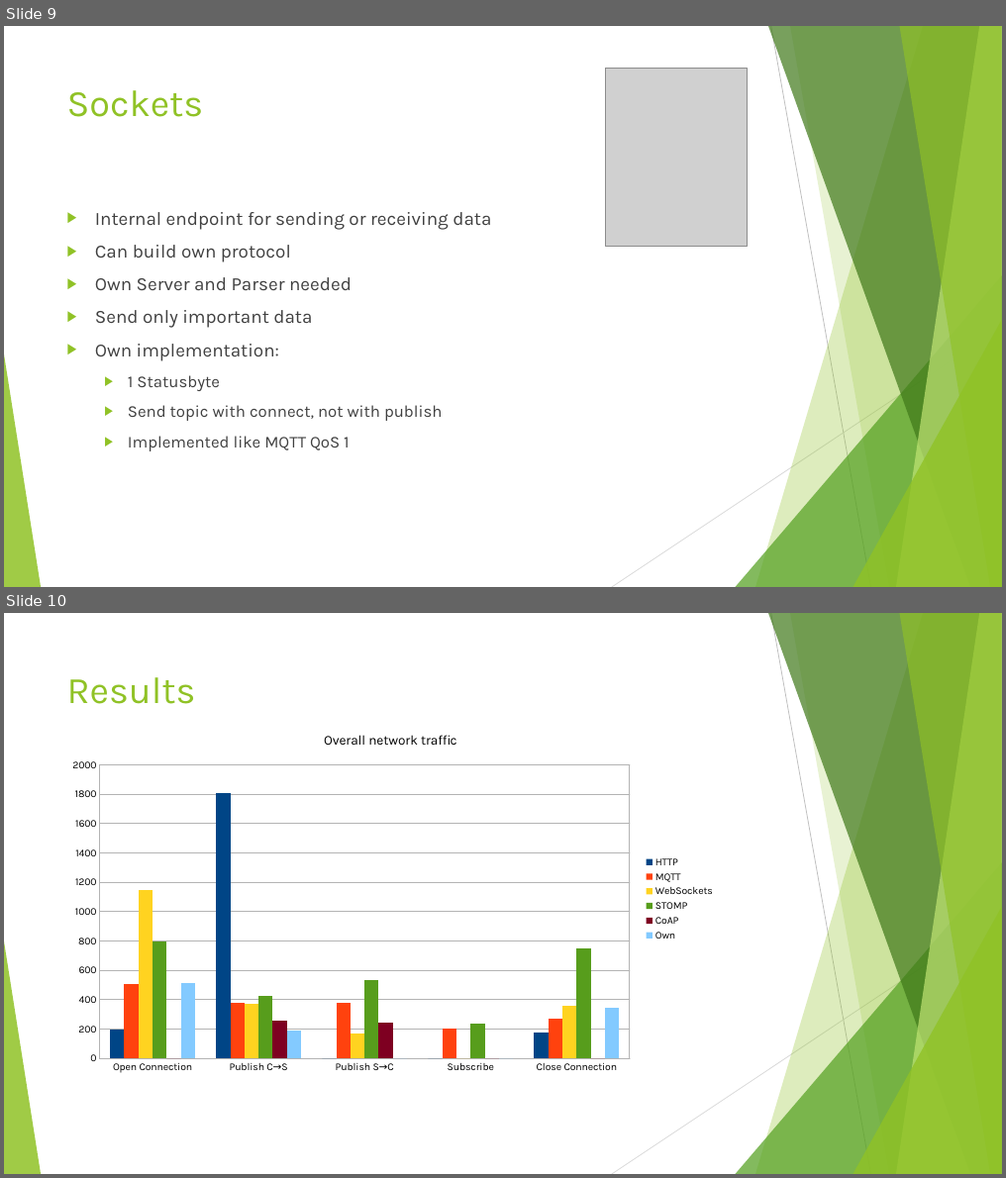
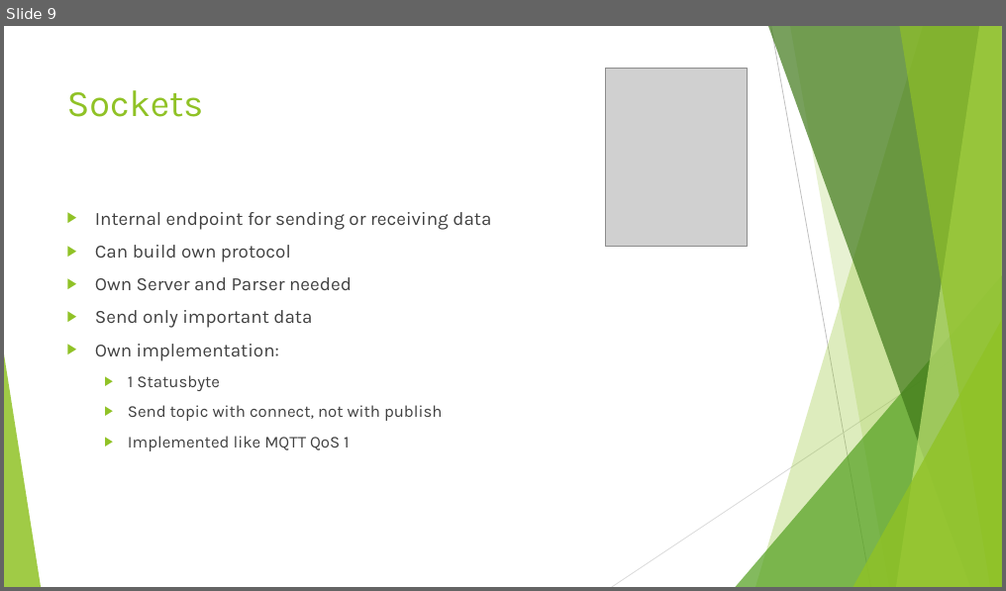
Before and after one commit to simonfink/ma, a slide deck: IoT_Protocols.pptx. Shown one above the other, each under a label of ours: slides 9 and 10 before the commit, slide 9 after it. The pictures are 1006x1178 and 1006x591 pixels, drawn with LibreOffice and Linux fonts; fonts in the diff are those of the drawing; grey boxes stand for pictures. Boxes give left, top, right and bottom in pixels: in the first picture for what was removed or moved away, otherwise in the second. Text is boxed around its words. In the diff, an @@ line names an element or a change of style, - is before the commit and + after.

```diff
--- a/IoT_Protocols.pptx
+++ b/IoT_Protocols.pptx
@@ slide 10 removed at (4,613,1002,1174), background #FFFFFF; not listed: 10 template elements that a slide beside it also shows @@
@@ title removed at (67,677,196,704) @@
-Results
@@ column chart removed at (59,717,723,1081) @@
-title "Overall network traffic"
-categories: Open Connection, Publish C→S, Publish S→C, Subscribe, Close Connection
-HTTP: 200, 1810, 0, 0, 180
-MQTT: 510, 380, 380, 200, 270
-WebSockets: 1150, 370, 170, 0, 360
-STOMP: 800, 420, 530, 240, 750
-CoAP: 0, 260, 240, 0, 0
-Own: 510, 190, 0, 0, 350
```
Also in this commit, not shown: 3 slides changed, 3 slides added, 1 other slide removed, 1 other file.
